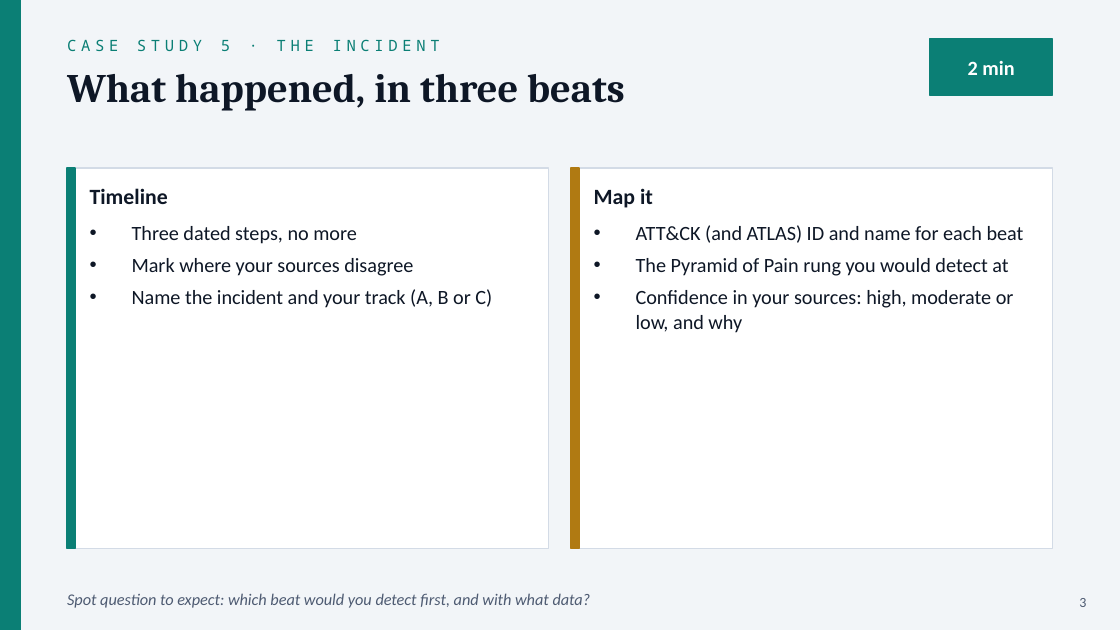
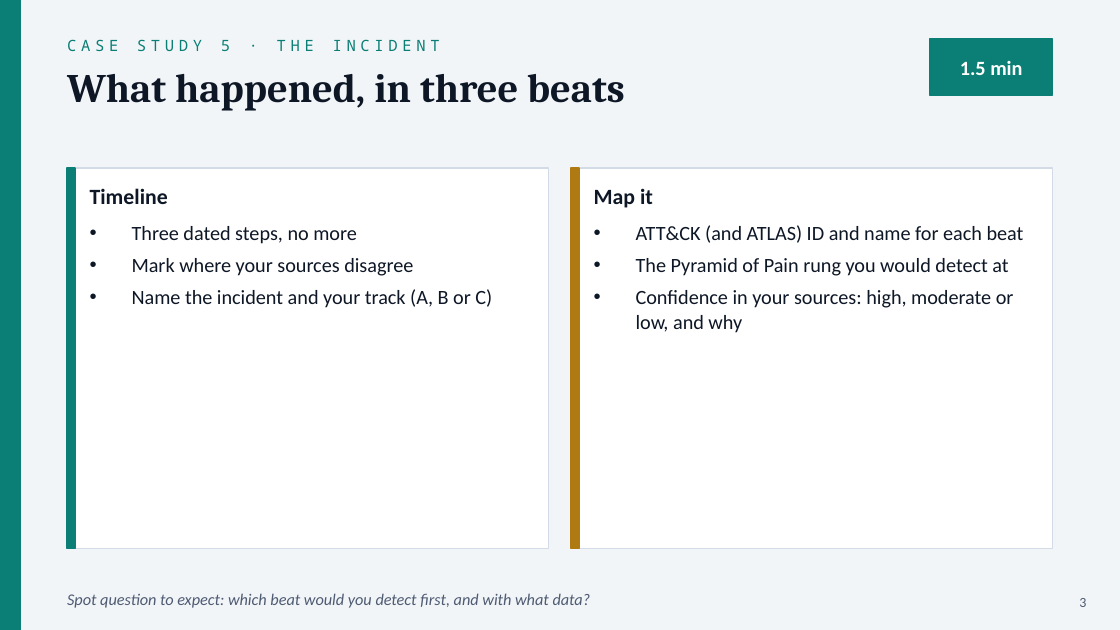
Before and after one commit to cyberdefendersprogram/classapp, a slide deck: slide 3 of content/cis53/templates/CIS53-Final-Presentation-Template.pptx. Drawn at 1120x630 pixels with LibreOffice and Linux fonts; fonts in the diff are those of the drawing. Boxes give left, top, right and bottom in pixels: in the first picture for what was removed or moved away, otherwise in the second. Text is boxed around its words. In the diff, an @@ line names an element or a change of style, - is before the commit and + after.

```diff
--- a/content/cis53/templates/CIS53-Final-Presentation-Template.pptx
+++ b/content/cis53/templates/CIS53-Final-Presentation-Template.pptx
@@ text at <box>960,61,1022,75</box>: text changed @@
-2 min
+1.5 min
```
Also in this commit, not shown: 4 other slides changed, 2 other files.
